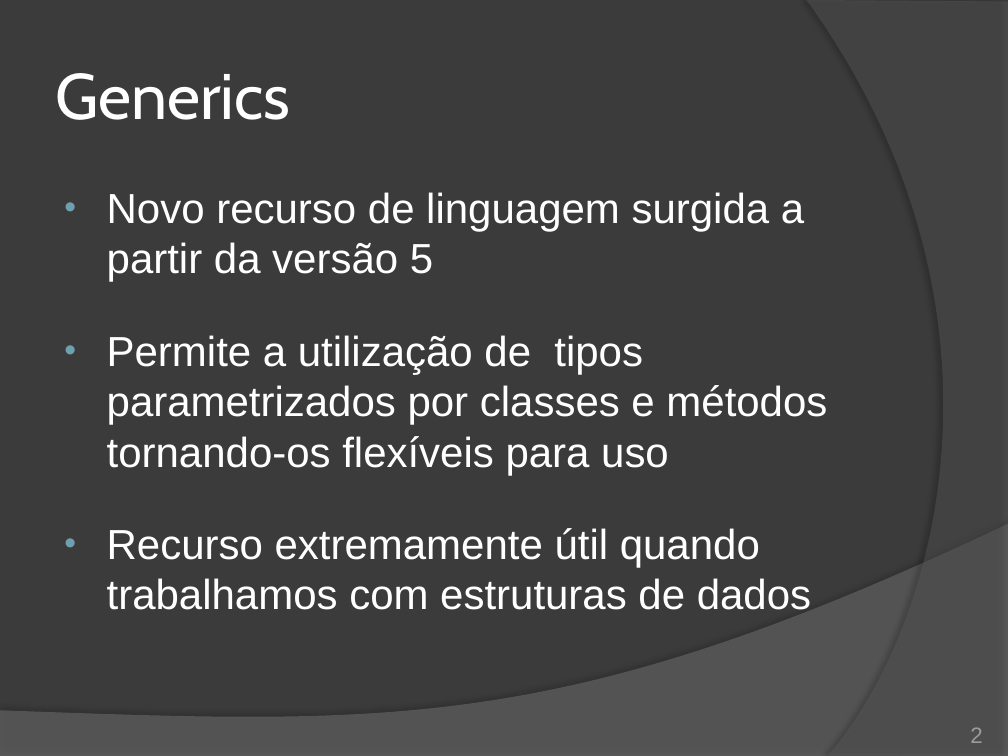
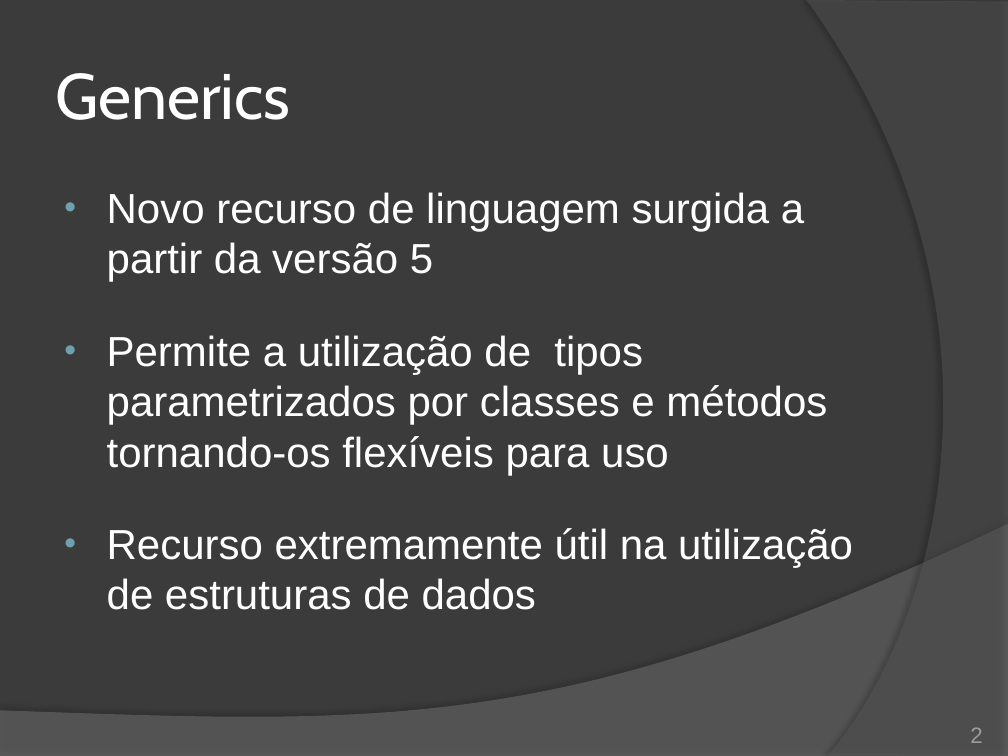
Before and after one commit to duchesqui/slzvieira-training, a slide deck: slide 2 of 2-Java-Programmer-Modulo-II/08.Capitulo02.pptx. Drawn at 1008x756 pixels with LibreOffice and Linux fonts; fonts in the diff are those of the drawing. Boxes give left, top, right and bottom in pixels: in the first picture for what was removed or moved away, otherwise in the second. Text is boxed around its words. In the diff, an @@ line names an element or a change of style, - is before the commit and + after.

```diff
--- a/2-Java-Programmer-Modulo-II/08.Capitulo02.pptx
+++ b/2-Java-Programmer-Modulo-II/08.Capitulo02.pptx
@@ text at [107,528,853,610]: text changed @@
-• Recurso extremamente útil quando trabalhamos com estruturas de dados
+• Recurso extremamente útil na utilização de estruturas de dados
```
Also in this commit, not shown: 1 other slide changed, 7 other files.
